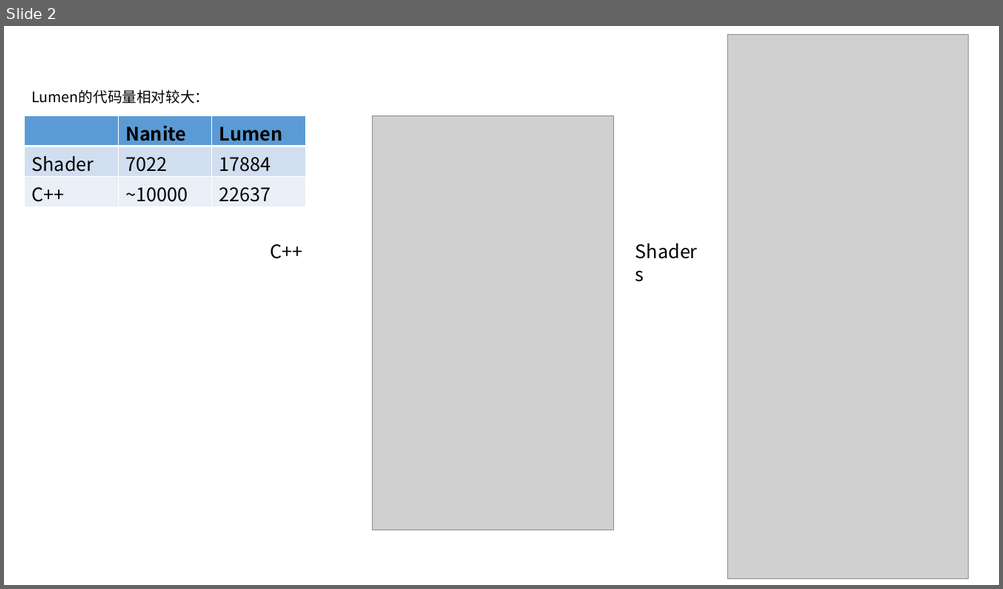
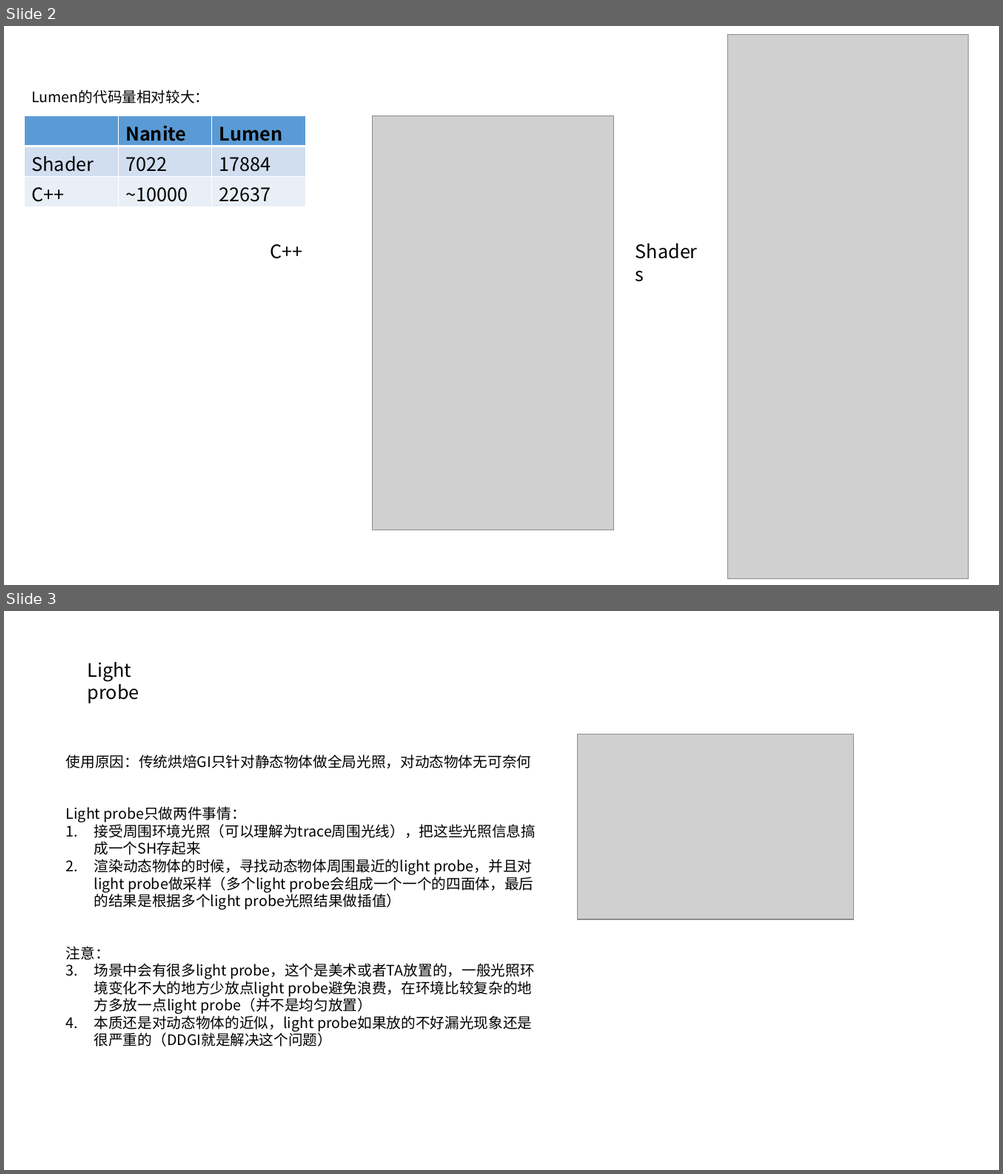
Before and after one commit to Tianji95/CG_learning_note, a slide deck: UE5_ppt/Lumen分析图.pptx. Shown one above the other, each under a label of ours: slide 2 before the commit, slides 2 and 3 after it. The pictures are 1003x589 and 1003x1174 pixels, drawn with LibreOffice and Linux fonts; fonts in the diff are those of the drawing; grey boxes stand for pictures. Boxes give left, top, right and bottom in pixels: in the first picture for what was removed or moved away, otherwise in the second. Text is boxed around its words. In the diff, an @@ line names an element or a change of style, - is before the commit and + after.

```diff
--- a/UE5_ppt/Lumen分析图.pptx
+++ b/UE5_ppt/Lumen分析图.pptx
@@ slide 3 added at (4,611,999,1170), background #FFFFFF @@
@@ text added at (88,662,139,703), 18 pt, text #000000 @@
+Light probe
@@ picture added at (578,734,854,920) @@
@@ text added at (66,755,535,1047), 14 pt, text #000000 @@
+使用原因：传统烘焙GI只针对静态物体做全局光照，对动态物体无可奈何
+Light probe只做两件事情：
+1. 接受周围环境光照（可以理解为trace周围光线），把这些光照信息搞成一个SH存起来
+2. 渲染动态物体的时候，寻找动态物体周围最近的light probe，并且对light probe做采样（多个light probe会组成一个一个的四面体，最后的结果是根据多个light probe光照结果做插值）
+注意：
+1. 场景中会有很多light probe，这个是美术或者TA放置的，一般光照环境变化不大的地方少放点light probe避免浪费，在环境比较复杂的地方多放一点light probe（并不是均匀放置）
+2. 本质还是对动态物体的近似，light probe如果放的不好漏光现象还是很严重的（DDGI就是解决这个问题）
```
Also in this commit, not shown: 1 slide changed, 7 other slides added, 3 slides removed.
